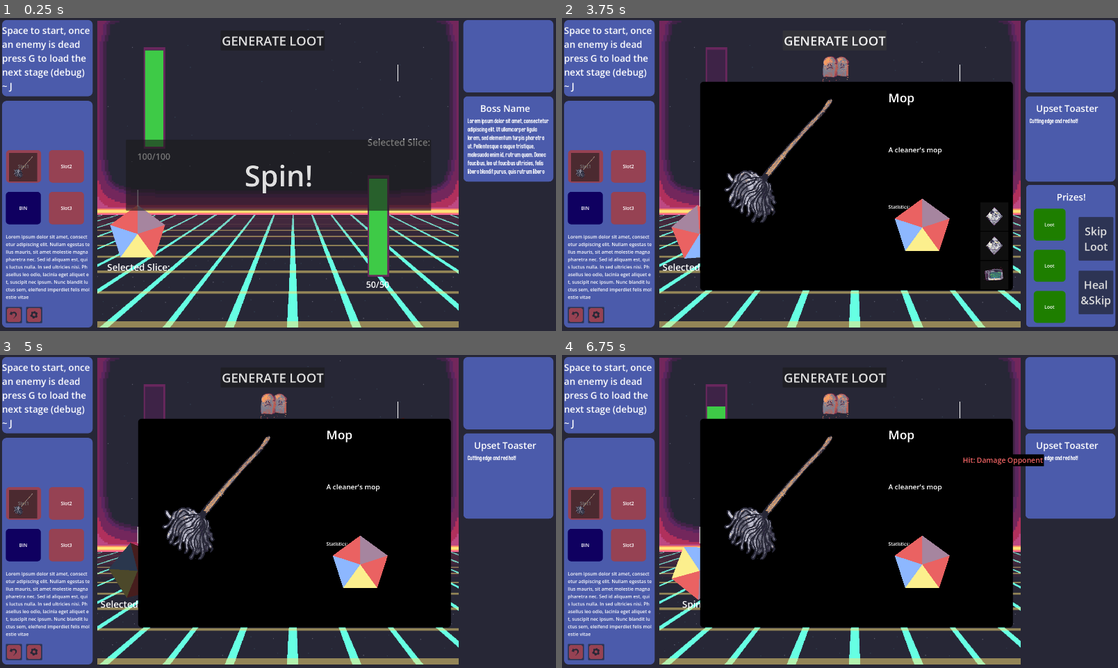
Above: before the commit, frames 1-4 (two rows, left to right).
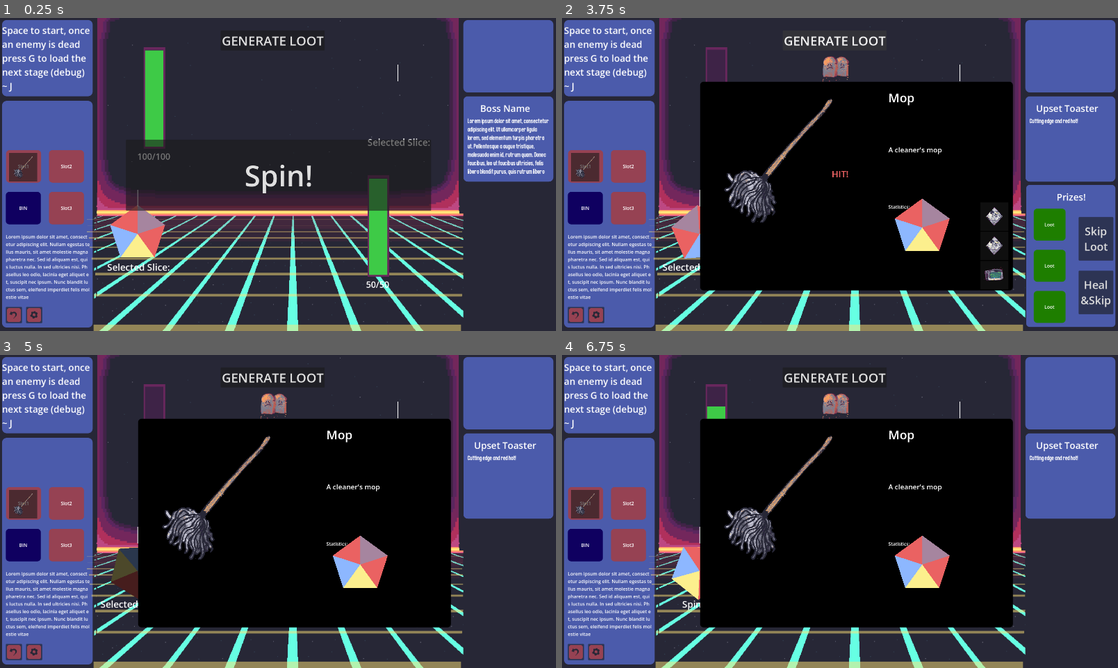
Above: after the commit, the same moments.

Repository: Dragos-F/spinner-autobattler
Game: Godot game, scene res://Scenes/MainScene.tscn
Same seed, same stepped clock (60 frames per second), same inputs: the game is played once before the commit and once after it. This scene is started directly instead of the project's main scene. The engine's default icon, where the game draws it, is replaced by a stand-in: a white triangle on a blue panel in a dark square.
Inputs (mouse positions are in pixels of both pictures, inside the frame that each line leads up to):
- Up to frame 1 (0.25 s): no input
- Up to frame 2 (3.75 s): click "Spin!" at 0.5 s; click (584, 168) at 1.25 s; click (573, 315) at 2 s; click (595, 315) at 2.75 s; click "GENERATE LOOT" at 3.5 s
- Up to frame 3 (5 s): click "Skip Loot" at 4.25 s
- Up to frame 4 (6.75 s): tap G at 5, 5.75, 6.5, 6.6 s; drag from (962, 445) to (701, 570) at 5.02 s; drag from (962, 445) to (701, 570) at 5.77 s; move the mouse to (962, 445) at 6.52 s; hold D from 6.53 s (still down); click (962, 445) at 6.67 s

The runs differ from the first frame. In frame 1, 9.0% of the frame differs, in the area x 15-84%, y 0-100%; in frame 2, 4.2%; in frame 3, 4.5%; in frame 4, 5.0%.

Commit message:
Background support, some spinner tweaks

Diff:
--- a/Scenes/MainScene.tscn
+++ b/Scenes/MainScene.tscn
@@ -22,6 +22,7 @@
 [ext_resource type="Resource" uid="uid://jpfekj7awrk1" path="res://Resources/EnemyCollections/stage5_standard.tres" id="12_rmfi2"]
 [ext_resource type="Script" uid="uid://crtclueovnj4u" path="res://enemy_collection.gd" id="12_xb4mg"]
 [ext_resource type="Resource" uid="uid://xa7mls6hy47t" path="res://Resources/EnemyCollections/stage5_boss.tres" id="13_sl126"]
+[ext_resource type="PackedScene" uid="uid://fxm7rg3rxl4r" path="res://Scenes/effect_alert.tscn" id="15_goiu7"]
 [ext_resource type="PackedScene" uid="uid://b3gjfmq7e55vk" path="res://Scenes/full_wheel_bundle.tscn" id="15_xc4hf"]
 [ext_resource type="PackedScene" uid="uid://dvm8eqmaaxrye" path="res://Scenes/draggable_item.tscn" id="16_6rnll"]
 [ext_resource type="Texture2D" uid="uid://2fn7tcw13kmc" path="res://VisualAssets/ContestantImages/Businessman front.png" id="17_hkvke"]
@@ -209,12 +210,13 @@
 wheels = [NodePath("../PlayerWheels/PlayerWheel1/SpinControl/Wheel"), NodePath("../PlayerWheels/PlayerWheel2/SpinControl/Wheel"), NodePath("../PlayerWheels/PlayerWheel3/SpinControl/Wheel")]
 loot_sys = NodePath("../LootSystem")
 
-[node name="GameManager" type="Node" parent="." unique_id=12 …(74 unchanged characters)… nemyDescriptionText", "EnemyHPSystem", "PrimaryEnemyWheel", "PrimaryEnemySpinner …(111 unchanged characters)…
+[node name="GameManager" type="Node" parent="." unique_id=12 …(74 unchanged characters)… nemyDescriptionText", "EnemyHPSystem", "BackgroundImage", "PrimaryEnemyWheel", "PrimaryEnemySpinner …(111 unchanged characters)…
 script = ExtResource("10_4b75m")
 EnemyDisplay = NodePath("../UIParent/CenterPlayArea/EnemyImage")
 EnemyTitleText = NodePath("../UIParent/EnemyDescription/VBoxContainer/Control/Label")
 EnemyDescriptionText = NodePath("../UIParent/EnemyDescription/VBoxContainer/Control2/EnemyDescriptionText")
 EnemyHPSystem = NodePath("../EnemyWheelBundle/EnemyHealthDisplay")
+BackgroundImage = NodePath("../UIParent/CenterPlayArea/BackgroundImage")
 EnemyCollections = Array[ExtResource("12_xb4mg")]([ExtResource("4_i0j58"), ExtResource("5_p5ymy"), ExtResource("8_dtg5n"), ExtResource("7_wmecs"), ExtResource("6_3va76"), ExtResource("9_d0jji"), ExtResource("10_cotnl"), ExtResource("11_ypccg"), ExtResource("12_rmfi2"), ExtResource("13_sl126")])
 EnemyCollectionBounds = Array[Vector2]([Vector2(0, 2), Vector2(3, 3), Vector2(4, 6), Vector2(7, 7), Vector2(8, 10), Vector2(11, 11), Vector2(12, 14), Vector2(15, 15), Vector2(16, 18), Vector2(19, 19)])
 PrimaryEnemyWheel = NodePath("../EnemyWheelBundle/SpinControl/Wheel")
@@ -231,6 +233,7 @@
 script = ExtResource("5_enc0b")
 PlayerEntity = NodePath("../PlayerWheels/PlayerHealthDisplay")
 PlayerSpinners = [NodePath("../PlayerWheels/PlayerWheel1/SpinControl"), NodePath("../PlayerWheels/PlayerWheel2/SpinControl"), NodePath("../PlayerWheels/PlayerWheel3/SpinControl")]
+EffectAlertLabel = ExtResource("15_goiu7")
 EnemyEntity = NodePath("../EnemyWheelBundle/EnemyHealthDisplay")
 EnemySpinners = [NodePath("../EnemyWheelBundle/SpinControl")]
 InventorySys = NodePath("../InventoryManager")
@@ -561,12 +564,20 @@
 mouse_filter = 2
 
 [node name="PanelContainer" type="PanelContainer" parent="UIParent/CenterPlayArea" unique_id=369921564]
+visible = false
 layout_mode = 0
 offset_top = 10.0
 offset_right = 1248.0
 offset_bottom = 1068.0
 mouse_filter = 2
 theme_override_styles/panel = SubResource("StyleBoxTexture_ntio1")
+
+[node name="BackgroundImage" type="TextureRect" parent="UIParent/CenterPlayArea" unique_id=1953118297]
+layout_mode = 0
+offset_left = -336.0
+offset_right = 1584.0
+offset_bottom = 1080.0
+texture = ExtResource("2_qxria")
 
 [node name="EnemyImage" type="TextureRect" parent="UIParent/CenterPlayArea" unique_id=923369979]
 layout_mode = 0
--- /dev/null
+++ b/Scenes/effect_alert.tscn
@@ -0,0 +1,122 @@
+[gd_scene format=3 uid="uid://fxm7rg3rxl4r"]
+
+[sub_resource type="StyleBoxEmpty" id="StyleBoxEmpty_bljyu"]
+
+[sub_resource type="Animation" id="Animation_w357c"]
+length = 0.001
+tracks/0/type = "value"
+tracks/0/imported = false
+tracks/0/enabled = true
+tracks/0/path = NodePath(".:position")
+tracks/0/interp = 1
+tracks/0/loop_wrap = true
+tracks/0/keys = {
+"times": PackedFloat32Array(0),
+"transitions": PackedFloat32Array(1),
+"update": 0,
+"values": [Vector2(-83, -39)]
+}
+tracks/1/type = "value"
+tracks/1/imported = false
+tracks/1/enabled = true
+tracks/1/path = NodePath(".:theme_override_colors/font_color")
+tracks/1/interp = 1
+tracks/1/loop_wrap = true
+tracks/1/keys = {
+"times": PackedFloat32Array(0),
+"transitions": PackedFloat32Array(1),
+"update": 0,
+"values": [Color(1, 1, 1, 1)]
+}
+
+[sub_resource type="Animation" id="Animation_bljyu"]
+resource_name = "float_down"
+length = 0.8333367101285607
+tracks/0/type = "value"
+tracks/0/imported = false
+tracks/0/enabled = true
+tracks/0/path = NodePath(".:position")
+tracks/0/interp = 1
+tracks/0/loop_wrap = true
+tracks/0/keys = {
+"times": PackedFloat32Array(0, 0.8279307),
+"transitions": PackedFloat32Array(1, 0.35355362),
+"update": 0,
+"values": [Vector2(-83, -39), Vector2(-83, 52.565)]
+}
+tracks/1/type = "value"
+tracks/1/imported = false
+tracks/1/enabled = true
+tracks/1/path = NodePath(".:theme_override_colors/font_color")
+tracks/1/interp = 1
+tracks/1/loop_wrap = true
+tracks/1/keys = {
+"times": PackedFloat32Array(0, 0.28, 0.8333334),
+"transitions": PackedFloat32Array(1, 1, 4.7568293),
+"update": 0,
+"values": [Color(1, 1, 1, 1), Color(1, 1, 1, 1), Color(1, 1, 1, 0)]
+}
+
+[sub_resource type="Animation" id="Animation_7jkfo"]
+resource_name = "float_up"
+length = 0.8333367101285607
+tracks/0/type = "value"
+tracks/0/imported = false
+tracks/0/enabled = true
+tracks/0/path = NodePath(".:position")
+tracks/0/interp = 1
+tracks/0/loop_wrap = true
+tracks/0/keys = {
+"times": PackedFloat32Array(0, 0.8333334),
+"transitions": PackedFloat32Array(1, 0.35355362),
+"update": 0,
+"values": [Vector2(-83, -39), Vector2(-83, -71)]
+}
+tracks/1/type = "value"
+tracks/1/imported = false
+tracks/1/enabled = true
+tracks/1/path = NodePath(".:theme_override_colors/font_color")
+tracks/1/interp = 1
+tracks/1/loop_wrap = true
+tracks/1/keys = {
+"times": PackedFloat32Array(0, 0.28, 0.8333334),
+"transitions": PackedFloat32Array(1, 1, 4.7568293),
+"update": 0,
+"values": [Color(1, 1, 1, 1), Color(1, 1, 1, 1), Color(1, 1, 1, 0)]
+}
+
+[sub_resource type="AnimationLibrary" id="AnimationLibrary_bljyu"]
+_data = {
+&"RESET": SubResource("Animation_w357c"),
+&"float_down": SubResource("Animation_bljyu"),
+&"float_up": SubResource("Animation_7jkfo")
+}
+
+[node name="EffectAlert" type="Control" unique_id=117734496]
+layout_mode = 3
+anchors_preset = 4
+anchor_top = 0.5
+anchor_bottom = 0.5
+offset_top = -540.0
+offset_bottom = -540.0
+grow_vertical = 2
+size_flags_horizontal = 0
+size_flags_vertical = 0
+mouse_filter = 2
+
+[node name="Label" type="Label" parent="." unique_id=1781231555]
+z_index = 2
+layout_mode = 0
+offset_left = -83.0
+offset_top = -39.0
+offset_right = 85.0
+offset_bottom = 36.000046
+theme_override_colors/font_color = Color(1, 1, 1, 1)
+theme_override_font_sizes/font_size = 31
+theme_override_styles/normal = SubResource("StyleBoxEmpty_bljyu")
+text = "STUMBLE!"
+horizontal_alignment = 1
+vertical_alignment = 1
+
+[node name="AnimationPlayer" type="AnimationPlayer" parent="Label" unique_id=365609177]
+libraries/ = SubResource("AnimationLibrary_bljyu")
--- a/Scripts/game_manager.gd
+++ b/Scripts/game_manager.gd
@@ -4,7 +4,7 @@
 @export var EnemyTitleText:Label
 @export var EnemyDescriptionText:Label
 @export var EnemyHPSystem:HealthEntity
-@export var AnimatedEnemyDisplay:AnimatedSprite2D
+@export var BackgroundImage:TextureRect
 
 @export var EnemyCollections:Array[EnemyCollection]
 @export var EnemyCollectionBounds:Array[Vector2]
@@ -73,6 +73,10 @@
 	EnemyTitleText.text = enemy.Name
 	EnemyDescriptionText.text = enemy.Description
 	EnemyDisplay.texture = enemy.Graphic
+
+	if EnemyCollections[ActiveEnemyCollection].Background != null:
+		print("loading new background from collection "+str(ActiveEnemyCollection))
+		BackgroundImage.texture = EnemyCollections[ActiveEnemyCollection].Background
 	ActiveEnemyHP = enemy.BaseHealth
 	EnemyHPSystem.isAlive = true
 	#EnemyHPSystem.currenthealth = enemy.BaseHealth
@@ -113,6 +117,7 @@
 	if PrimaryEnemySpinner.isSpinning:
 		print("enemy spinner is mid-reset")
 		await PrimaryEnemySpinner.spinInterruptComplete
+		print("...enemy spinner interrupt is complete")
 	PrimaryEnemySpinner.canBeStarted = true
 	PrimaryEnemySpinner.random_spin()
 	for spinnr in combatManager.PlayerSpinners:
--- a/Scripts/spin_control.gd
+++ b/Scripts/spin_control.gd
@@ -62,7 +62,7 @@
 	test_clicker.reset_text()
 	var colourtweentime = 0.1*TimeCoefficient
 	resettween = get_tree().create_tween()
-	resettween.tween_property(self, "modulate", Color.from_hsv(0,0,0.3), colourtweentime).set_delay(WaitTime*TimeCoefficient-colourtweentime*2)
+	resettween.tween_property(self, "modulate", Color.from_hsv(0,0,0.3), colourtweentime).set_delay(WaitTime*TimeCoefficient-colourtweentime*2*TimeCoefficient)
 	resettween.tween_property(self, "rotation", 0, (ResetTime-SubtractedWaitTime+ExtraWaitTime)*TimeCoefficient).set_trans(Tween.TRANS_SINE)
 	#resettween.
 	resetspinComplete.emit()
@@ -90,12 +90,14 @@
 	if isResetting:
 		print("interrupting during reset")
 		await resetspinComplete
+		isResetting = false
 		spinInterruptComplete.emit()
 	elif isSpinning:
 		print("spinning, but not resetting")
 		spintween.kill()
 		reset_spin()
 		await resettween.finished
+		isResetting = false
 		spinInterruptComplete.emit()
 
 	isSpinning = false
--- a/combat_manager.gd
+++ b/combat_manager.gd
@@ -3,7 +3,7 @@
 
 @export var PlayerEntity:HealthEntity
 @export var PlayerSpinners:Array[Spinner]
-
+@export var EffectAlertLabel:PackedScene
 
 @export var EnemyEntity:HealthEntity
 @export var EnemySpinners:Array[Spinner]
@@ -27,22 +27,45 @@
 	match name:
 		"Hit":
 			targetEntity.damage(slice.slice_type.value)
+			spawn_effect_label("HIT!",slice)
 		"Jackpot":
 			targetEntity.damage(slice.slice_type.value)
+			spawn_effect_label("JACKPOT!!",slice)
 		"Backfire":
 			sourceEntity.damage(abs(slice.slice_type.value))
+			spawn_effect_label("BACKFIRE!",slice,"float_down")
 		"Fix":
 			sourceEntity.heal(slice.slice_type.value)
+			spawn_effect_label("HEAL!",slice,"float_down")
 		"Stumble":
 			DelayFromSet(sourceWheels,slice.slice_type.modifier)
+			spawn_effect_label("STUMBLE!",slice,"float_down")
 		"Stall":
 			DelayFromSet(sourceWheels,slice.slice_type.modifier)
+			spawn_effect_label("STALL!",slice)
 		"Rush":
 			AccelerateFromSet(sourceWheels,slice.slice_type.modifier)
+			spawn_effect_label("RUSH!",slice,"float_down")
 		"Stun":
 			StunAllWheelsInSet(targetWheels,slice.slice_type.power)
+			spawn_effect_label("STUN!",slice)
 			#StunWheelInSet(targetWheels,slice.slice_type.power)
 	pass
+
+func spawn_effect_label(text,sliceobj,atag="float_up",colour:Color = Color.TRANSPARENT):
+		var instance = EffectAlertLabel.instantiate()
+		get_tree().root.add_child(instance)
+		instance.get_child(0).text = text
+		if colour == Color.TRANSPARENT:
+			instance.modulate = sliceobj.slice_type.colour
+		else:
+			instance.modulate = colour
+		instance.position = sliceobj.own_collision.position
+		var animr:AnimationPlayer = instance.get_child(0).get_child(0)
+		animr.play(atag)
+		await animr.animation_finished
+		instance.queue_free()
+
 
 func listen_player_spinresult(slice:PresetSlice,source:String):
 	var name: String = slice.slice_type.resource_path
--- a/enemy_collection.gd
+++ b/enemy_collection.gd
@@ -3,3 +3,4 @@
 
 @export var CollectionName:String
 @export var Contents:Array[Enemy]
+@export var Background:Texture2D
Not shown, added: VisualAssets/Backgrounds/ChannelBack 1.png.import
Not shown, added: VisualAssets/Backgrounds/ChannelBack 2.png.import
Not shown, added: VisualAssets/Backgrounds/ChannelBack 3.png.import
Not shown, added: VisualAssets/Backgrounds/ChannelBack 5.png.import
Not shown, added: VisualAssets/Backgrounds/ChannelBack 6.png.import
